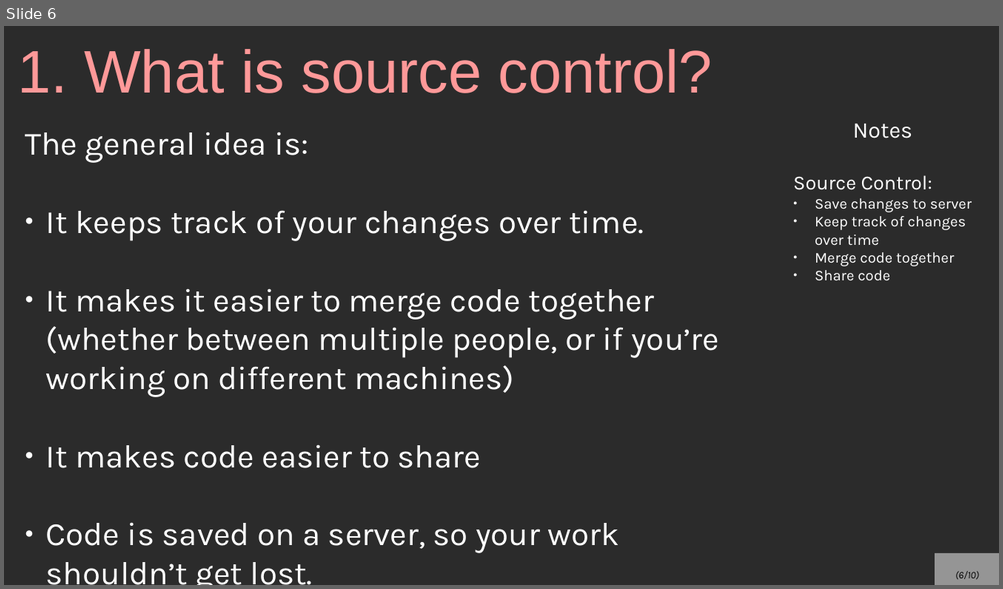
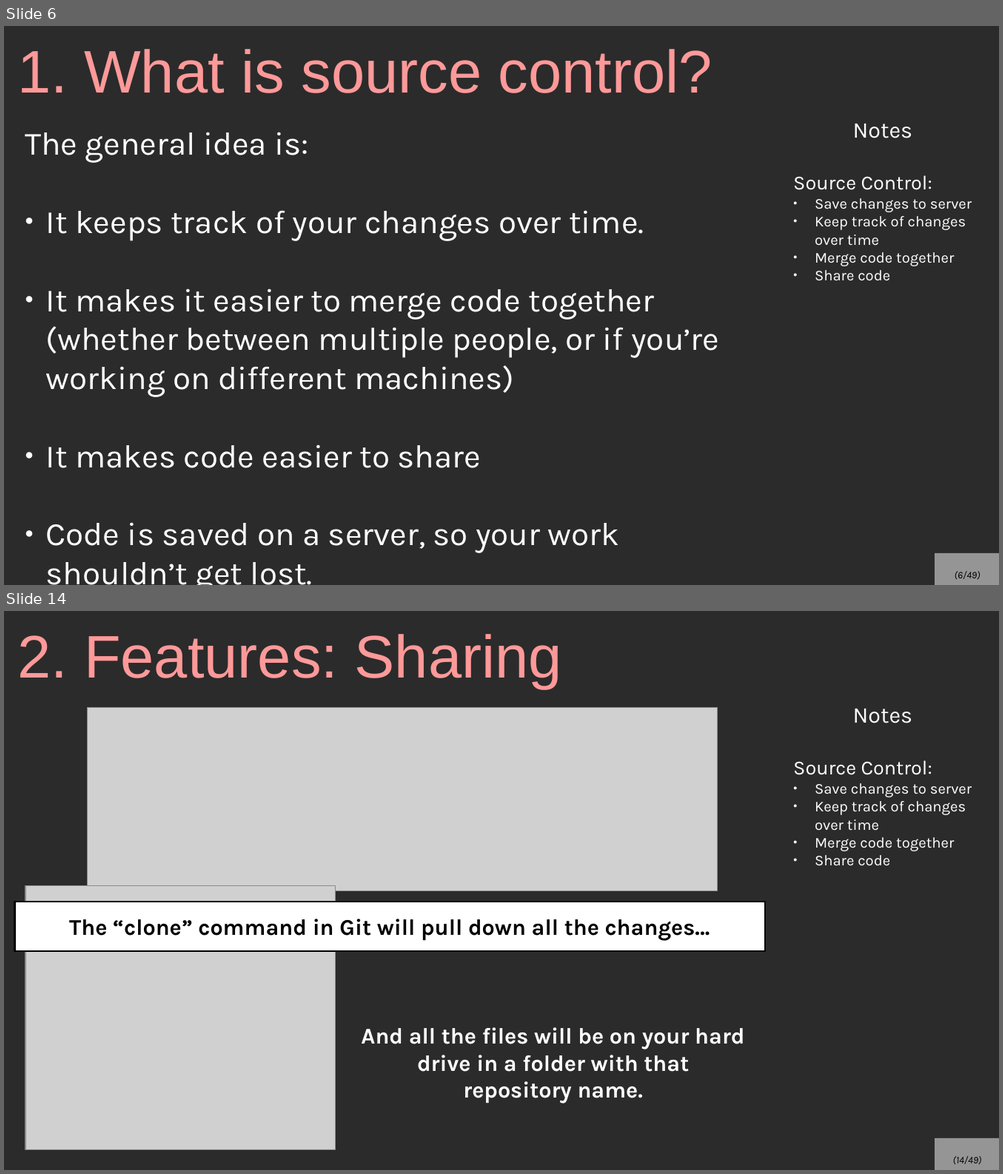
Before and after one commit to mariamhabib/CS250-Data-Structures, a slide deck: Lectures/Slides/Git and Source Control.odp. Shown one above the other, each under a label of ours: slide 6 before the commit, slides 6 and 14 after it; the slides between them are not shown. The pictures are 1003x589 and 1003x1174 pixels, drawn with LibreOffice and Linux fonts; fonts in the diff are those of the drawing; grey boxes stand for pictures; background and template pictures are left out; a plain dark background stands for a picture behind light text. Boxes give left, top, right and bottom in pixels: in the first picture for what was removed or moved away, otherwise in the second. Text is boxed around its words. In the diff, an @@ line names an element or a change of style, - is before the commit and + after.

Commit message:
Source Control repository

```diff
--- a/Lectures/Slides/Git and Source Control.odp
+++ b/Lectures/Slides/Git and Source Control.odp
@@ slide 14 added at (x1=4, y1=611, x2=999, y2=1170), background picture (left out) @@
@@ title added at (x1=17, y1=634, x2=562, y2=689), 48 pt, text #FF9999 @@
+2. Features: Sharing
@@ picture added at (x1=87, y1=707, x2=717, y2=891) @@
@@ text added at (x1=793, y1=709, x2=971, y2=866), 12 pt, text #FFFFFF @@
+Notes
+Source Control:
+● Save changes to server
+● Keep track of changes over time
+● Merge code together
+● Share code
@@ picture added at (x1=25, y1=886, x2=336, y2=1150) @@
@@ rectangle added at (x1=15, y1=903, x2=765, y2=952), fill #FFFFFF, outline #000000 1.45 pt, 18 pt, text #000000, bold @@
+The “clone” command in Git will pull down all the changes…
@@ text added at (x1=361, y1=1028, x2=744, y2=1104), 18 pt, text #FFFFFF, bold @@
+And all the files will be on your hard drive in a folder with that repository name.
@@ page number added at (x1=934, y1=1139, x2=999, y2=1170), fill #FFFFFF at 50% opacity, 8 pt, text #000000, italic @@
+(14/49)
@@ page number at (x1=954, y1=571, x2=980, y2=580): text changed @@
-(6/10)
+(6/49)
```
Also in this commit, not shown: 3 slides changed, 41 other slides added, 3 slides removed, 1 other file.
